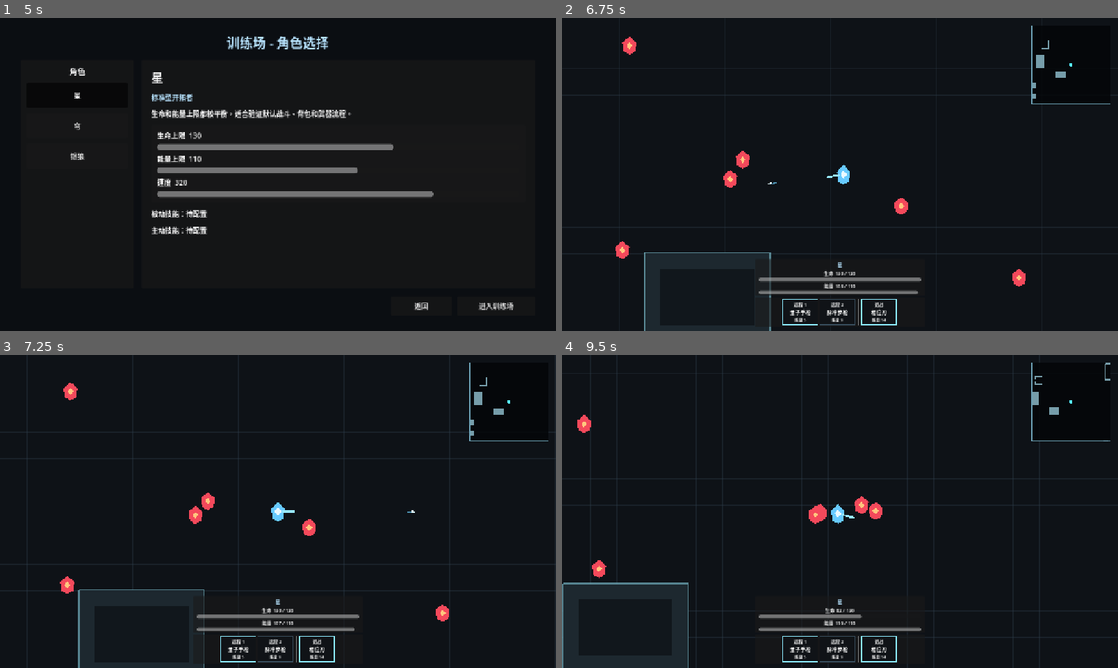
Above: before the commit, frames 1-4 (two rows, left to right).
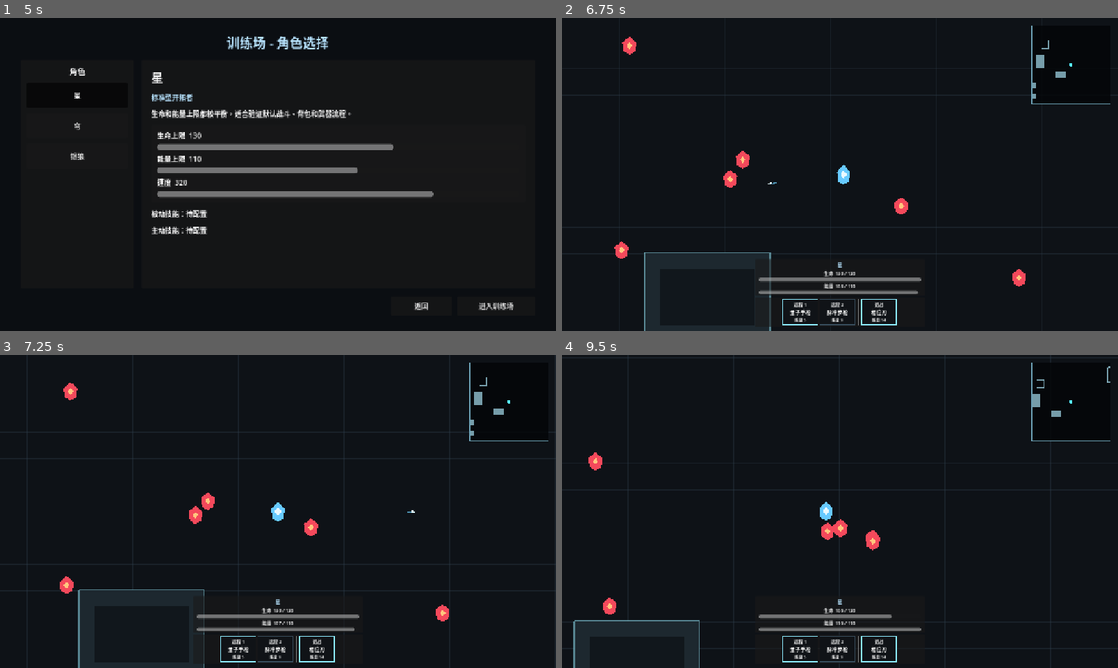
Above: after the commit, the same moments.

Repository: LisBam/StarHacker
Game: Godot game, scene res://scenes/ui/main_menu.tscn
Same seed, same stepped clock (60 frames per second), same inputs: the game is played once before the commit and once after it.
Inputs (mouse positions are in pixels of both pictures, inside the frame that each line leads up to):
- Up to frame 1 (5 s): click "骇入" at 0.5 s; click "星" at 1.25 s; click "穹" at 2 s; click "银狼" at 2.75 s; click "返回" at 3.5 s; click "训练场" at 4.25 s
- Up to frame 2 (6.75 s): click "进入训练场" at 5 s; tap Enter at 5.75 s; move the mouse to (962, 158) at 5.77 s; hold D (move_right) 5.78-6.5 s; click (962, 158) at 5.85 s; drag from (728, 190) to (878, 174) at 6.52 s
- Up to frame 3 (7.25 s): no input
- Up to frame 4 (9.5 s): move the mouse to (895, 442) at 7.27 s; hold D (move_right) 7.28-8 s; tap Space (dodge) at 7.35 s; drag from (812, 574) to (673, 464) at 8.02 s; move the mouse to (1006, 558) at 8.77 s; hold A (move_left) from 8.78 s (still down); tap 1 (switch_ranged_1) at 8.85 s

Frame 1 is identical in both runs. In frame 2, less than 0.1% of the frame differs, in the area x 9-50%, y 50-77%; in frame 3, less than 0.1%; in frame 4, 2.0%, in the area x 0-99%, y 0-100%.

Commit message:
1.重命名通用玩家预制体   2.移除玩家与敌人静态朝向线   3.优化怪物视野记忆与寻路逻辑

Diff:
--- a/scenes/characters/silver_wolf.tscn
+++ b/scenes/characters/player.tscn
@@ -23,7 +23,7 @@
 [sub_resource type="RectangleShape2D" id="RectangleShape2D_melee"]
 size = Vector2(70, 42)
 
-[node name="SilverWolf" type="CharacterBody2D" unique_id=410244712]
+[node name="PlayerCharacter" type="CharacterBody2D" unique_id=410244712]
 position = Vector2(781, 479)
 collision_mask = 16
 script = ExtResource("1_player_controller")
@@ -40,13 +40,6 @@
 shape = SubResource("CircleShape2D_body")
 
 [node name="AimPivot" type="Node2D" parent="." unique_id=363280953]
-
-[node name="WeaponLine" type="Line2D" parent="AimPivot" unique_id=932548072]
-points = PackedVector2Array(12, 0, 38, 0)
-width = 5.0
-default_color = Color(0.596078, 0.913725, 1, 1)
-begin_cap_mode = 2
-end_cap_mode = 2
 
 [node name="Muzzle" type="Marker2D" parent="AimPivot" unique_id=422236958]
 position = Vector2(40, 0)
--- a/scenes/enemies/ranged_monster.tscn
+++ b/scenes/enemies/ranged_monster.tscn
@@ -29,12 +29,5 @@
 color = Color(1, 0.858824, 0.494118, 1)
 polygon = PackedVector2Array(0, -8, 7, 0, 0, 8, -7, 0)
 
-[node name="MuzzleHint" type="Line2D" parent="." unique_id=492784493]
-points = PackedVector2Array(4, 0, 26, 0)
-width = 4.0
-default_color = Color(1, 0.741176, 0.384314, 0.85)
-begin_cap_mode = 2
-end_cap_mode = 2
-
 [node name="CollisionShape2D" type="CollisionShape2D" parent="." unique_id=646621478]
 shape = SubResource("CircleShape2D_body")
--- a/scenes/game/game_world.tscn
+++ b/scenes/game/game_world.tscn
@@ -1,7 +1,7 @@
 [gd_scene load_steps=15 format=3]
 
 [ext_resource type="Script" path="res://scripts/game/game_world.gd" id="1_game_world"]
-[ext_resource type="PackedScene" path="res://scenes/characters/silver_wolf.tscn" id="2_silver_wolf"]
+[ext_resource type="PackedScene" path="res://scenes/characters/player.tscn" id="2_player"]
 [ext_resource type="Script" path="res://scripts/ui/combat_hud.gd" id="3_combat_hud"]
 [ext_resource type="Script" path="res://scripts/ui/inventory_drop_area.gd" id="4_inventory_drop_area"]
 [ext_resource type="PackedScene" path="res://scenes/enemies/basic_monster.tscn" id="5_basic_monster"]
@@ -21,7 +21,7 @@
 monster_scenes = Array[PackedScene]([ExtResource("5_basic_monster"), ExtResource("14_ranged_monster")])
 obstacle_scenes = Array[PackedScene]([ExtResource("6_wall_ring_building"), ExtResource("7_compact_building"), ExtResource("8_wall_segment"), ExtResource("10_corridor_building"), ExtResource("11_cross_access_building"), ExtResource("12_l_wall"), ExtResource("13_l_building")])
 
-[node name="Player" parent="." instance=ExtResource("2_silver_wolf")]
+[node name="Player" parent="." instance=ExtResource("2_player")]
 position = Vector2(0, 0)
 
 [node name="Environment" type="Node2D" parent="."]
--- a/scripts/enemies/basic_monster.gd
+++ b/scripts/enemies/basic_monster.gd
@@ -27,6 +27,14 @@
 @export_range(0.05, 10.0, 0.05) var attack_cooldown: float = 0.9
 ## 脱战视野倍率；取值建议大于等于 1，默认 1.25 让怪物不会在视野边缘频繁切换索敌状态。
 @export_range(1.0, 4.0, 0.05, "or_greater") var lose_target_range_multiplier: float = 1.25
+## 索敌是否需要直线视野；默认 true，墙体会阻挡怪物首次发现玩家。
+@export var vision_requires_line_of_sight: bool = true
+## 索敌视线遮挡检测掩码；默认检测第 5 层环境墙体，修改会影响哪些障碍能阻挡怪物发现玩家。
+@export_flags_2d_physics var vision_line_of_sight_collision_mask: int = 16
+## 失去视野后的记忆时间；取值建议大于 0，默认 4 秒，怪物会在这段时间内前往最后看见玩家的位置搜索。
+@export_range(0.0, 30.0, 0.1) var target_memory_duration: float = 4.0
+## 搜索到达距离；取值建议大于怪物半径，默认 54 像素，怪物靠近最后可见位置后会结束搜索。
+@export_range(1.0, 512.0, 1.0) var search_arrive_distance: float = 54.0
 ## 游荡半径；取值建议大于等于 0，默认 180 表示怪物无目标时围绕出生点小范围移动，修改会影响巡游范围。
 @export_range(0.0, 2000.0, 1.0) var wander_radius: float = 180.0
 ## 游荡速度倍率；取值建议 0 到 1，默认 0.35 表示无目标时慢速移动，修改会影响游荡节奏。
@@ -61,6 +69,10 @@
 @export_range(0.0, 512.0, 1.0) var path_random_goal_radius: float = 48.0
 ## 单次路径最大路点数；取值建议 8 到 128，默认 64，修改会影响远距离寻路缓存长度。
 @export_range(1, 256, 1) var path_max_point_count: int = 64
+## 卡住判定时间；取值建议 0.2 到 1 秒，默认 0.45，怪物持续移动失败超过该时间会强制重算路径。
+@export_range(0.05, 5.0, 0.05) var stuck_detection_time: float = 0.45
+## 卡住判定最小位移；取值建议 0 到 4 像素，默认 0.35，低于该帧位移会累计卡住时间。
+@export_range(0.0, 16.0, 0.05) var stuck_minimum_movement: float = 0.35
 ## 击退速度衰减；取值建议大于 0，默认 1600 像素每秒平方，修改会影响怪物受击后滑退持续时间。
 @export_range(1.0, 12000.0, 1.0, "or_greater") var knockback_decay: float = 1600.0
 
@@ -68,6 +80,14 @@
 var _target: Node2D
 ## 当前是否已锁定目标；取值为 true/false，默认 false，修改会影响怪物是否追击视野内玩家。
 var _has_target: bool = false
+## 当前目标是否处于可见状态；取值为 true/false，默认 false，墙体遮挡时会变为 false。
+var _target_is_visible: bool = false
+## 最后一次看见目标的位置；取值为世界坐标，默认零向量，仅在 _has_last_known_target_position 为 true 时有效。
+var _last_known_target_position: Vector2 = Vector2.ZERO
+## 是否存在最后目标位置；取值为 true/false，默认 false，失去视野后用于决定是否继续搜索。
+var _has_last_known_target_position: bool = false
+## 目标记忆剩余时间；取值大于等于 0，默认 0，失去视野后递减直到放弃搜索。
+var _target_memory_remaining: float = 0.0
 ## 当前攻击冷却剩余时间；取值大于等于 0，默认 0 表示可立即攻击，修改会影响下次攻击时机。
 var _attack_cooldown_remaining: float = 0.0
 ## 出生位置；取值为全局坐标，默认 ready 时记录，用于限制无目标游荡中心。
@@ -90,6 +110,8 @@
 var _path_recalculate_remaining: float = 0.0
 ## 绕障侧向偏好；取值为 -1 或 1，默认每只怪物随机，修改会影响左右绕行优先级。
 var _avoidance_side_bias: int = 1
+## 当前卡住累计时间；取值大于等于 0，默认 0，持续移动失败时累加并触发重算路径。
+var _stuck_time: float = 0.0
 
 
 func _ready() -> void:
@@ -104,14 +126,14 @@
 	_attack_cooldown_remaining = maxf(_attack_cooldown_remaining - delta, 0.0)
 	_path_recalculate_remaining = maxf(_path_recalculate_remaining - delta, 0.0)
 	if not is_instance_valid(_target):
-		_has_target = false
+		_forget_target()
 		_update_wander(delta)
 		_move_with_external_velocity(delta)
 		return
 
 	# 目标距离；取值为当前怪物到玩家的距离，默认每帧计算，修改会影响索敌、追击和攻击判定。
 	var target_distance: float = global_position.distance_to(_target.global_position)
-	_update_target_state(target_distance)
+	_update_target_state(target_distance, delta)
 	if not _has_target:
 		_update_wander(delta)
 		_move_with_external_velocity(delta)
@@ -124,6 +146,9 @@
 func set_target(target_node: Node) -> void:
 	_target = target_node as Node2D
 	_has_target = false
+	_target_is_visible = false
+	_has_last_known_target_position = false
+	_target_memory_remaining = 0.0
 	_clear_navigation_path()
 
 
@@ -139,12 +164,28 @@
 		queue_free()
 
 
-func _update_target_state(target_distance: float) -> void:
-	if target_distance <= vision_range:
+func _update_target_state(target_distance: float, delta: float) -> void:
+	# 本帧有效视野范围；取值为基础视野或脱战扩展视野，默认让已锁定目标在视野边缘更稳定。
+	var active_vision_range: float = vision_range * lose_target_range_multiplier if _has_target else vision_range
+	# 本帧是否能看见目标；取值由距离和视线共同决定，默认墙体会阻挡首次索敌。
+	var can_see_target: bool = target_distance <= active_vision_range and _has_vision_line_of_sight_to_target()
+	_target_is_visible = can_see_target
+	if can_see_target:
 		_has_target = true
-	elif _has_target and target_distance > vision_range * lose_target_range_multiplier:
-		_has_target = false
-		_clear_navigation_path()
+		_remember_target_position(_target.global_position)
+		return
+
+	if not _has_target:
+		return
+
+	_target_memory_remaining = maxf(_target_memory_remaining - delta, 0.0)
+	if _has_last_known_target_position and _target_memory_remaining > 0.0:
+		# 最后可见位置距离；取值为怪物到记忆点距离，默认用于判断是否完成搜索。
+		var search_distance: float = global_position.distance_to(_last_known_target_position)
+		if search_distance > search_arrive_distance:
+			return
+
+	_forget_target()
 
 
 func _try_attack_target() -> void:
@@ -157,14 +198,56 @@
 	_attack_cooldown_remaining = attack_cooldown
 
 
+func _has_vision_line_of_sight_to_target() -> bool:
+	if not vision_requires_line_of_sight:
+		return true
+
+	if not is_instance_valid(_target):
+		return false
+
+	# 视线检测参数；取值为怪物到玩家之间的线段，默认只检测环境墙体和建筑。
+	var query: PhysicsRayQueryParameters2D = PhysicsRayQueryParameters2D.create(global_position, _target.global_position, vision_line_of_sight_collision_mask, [get_rid()])
+	query.collide_with_areas = false
+	query.collide_with_bodies = true
+	# 视线命中结果；取值为空表示无遮挡，默认用于决定怪物是否能发现或持续看见玩家。
+	var hit_result: Dictionary = get_world_2d().direct_space_state.intersect_ray(query)
+	return hit_result.is_empty()
+
+
+func _remember_target_position(target_position: Vector2) -> void:
+	_last_known_target_position = target_position
+	_has_last_known_target_position = true
+	_target_memory_remaining = maxf(target_memory_duration, 0.0)
+
+
+func _forget_target() -> void:
+	_has_target = false
+	_target_is_visible = false
+	_has_last_known_target_position = false
+	_target_memory_remaining = 0.0
+	_clear_navigation_path()
+
+
+func _get_current_chase_destination() -> Vector2:
+	if _target_is_visible and is_instance_valid(_target):
+		return _target.global_position
+
+	if _has_last_known_target_position:
+		return _last_known_target_position
+
+	return global_position
+
+
 func _update_target_behavior(_delta: float, target_distance: float) -> void:
-	if target_distance <= attack_range:
+	if _target_is_visible and target_distance <= attack_range:
 		velocity = Vector2.ZERO
 		_try_attack_target()
 		return
 
+	# 当前追击目标点；取值为可见玩家位置或最后可见位置，默认用于失去视野后的搜索移动。
+	var chase_destination: Vector2 = _get_current_chase_destination()
 	# 追击方向；取值为绕障后的单位向量，默认用于设置本帧速度。
-	var chase_direction: Vector2 = _get_steered_direction_to(_target.global_position)
+	var chase_direction: Vector2 = _get_steered_direction_to(chase_destination)
 	velocity = chase_direction * move_speed
 
 
@@ -307,6 +390,7 @@
 		_rebuild_navigation_path(destination)
 
 	_trim_reached_path_points()
+	_skip_blocked_path_points()
 	if _path_points.is_empty():
 		return _get_local_steered_direction_to(destination)
 
@@ -319,10 +403,10 @@
 	if _path_points.is_empty():
 		return true
 
-	if _path_recalculate_remaining <= 0.0:
+	if _path_goal_position.distance_to(destination) >= maxf(path_destination_refresh_distance, 1.0):
 		return true
 
-	return _path_goal_position.distance_to(destination) >= maxf(path_destination_refresh_distance, 1.0)
+	return _target_is_visible and _path_recalculate_remaining <= 0.0
 
 
 func _rebuild_navigation_path(destination: Vector2) -> void:
@@ -359,6 +443,16 @@
 		_path_points.remove_at(0)
 
 
+func _skip_blocked_path_points() -> void:
+	while not _path_points.is_empty():
+		# 当前路点方向；取值为怪物指向首个路点的单位向量，默认用于判断该路点是否已经不可达。
+		var waypoint_direction: Vector2 = _path_points[0] - global_position
+		if waypoint_direction.is_zero_approx() or not _is_direction_blocked(waypoint_direction.normalized()):
+			return
+
+		_path_points.remove_at(0)
+
+
 func _get_next_path_recalculation_interval() -> float:
 	# 标准化最短重算间隔；取值至少 0.05，默认防止每帧大量寻路。
 	var resolved_min_interval: float = maxf(path_recalculation_min_interval, 0.05)
@@ -426,7 +520,7 @@
 			if not _is_direction_blocked(candidate_direction):
 				return candidate_direction
 
-	return direct_direction
+	return Vector2.ZERO
 
 
 func _is_direction_blocked(direction: Vector2) -> bool:
@@ -441,10 +535,37 @@
 func _move_with_external_velocity(delta: float) -> void:
 	# 本帧基础速度；取值来自追击或游荡逻辑，默认在叠加击退前缓存。
 	var desired_velocity: Vector2 = velocity
+	# 移动前位置；取值为当前全局坐标，默认用于移动后判断怪物是否卡住。
+	var previous_position: Vector2 = global_position
 	velocity = desired_velocity + _knockback_velocity
 	move_and_slide()
+	# 本帧实际位移；取值为 move_and_slide 后的位置差，默认用于卡墙检测。
+	var moved_distance: float = global_position.distance_to(previous_position)
 	velocity = desired_velocity
+	_update_stuck_state(desired_velocity, moved_distance, delta)
 	_decay_knockback(delta)
+
+
+func _update_stuck_state(desired_velocity: Vector2, moved_distance: float, delta: float) -> void:
+	if desired_velocity.length() <= 1.0 or not _knockback_velocity.is_zero_approx():
+		_stuck_time = 0.0
+		return
+
+	if moved_distance > stuck_minimum_movement:
+		_stuck_time = 0.0
+		return
+
+	_stuck_time += delta
+	if _stuck_time < stuck_detection_time:
+		return
+
+	_resolve_stuck_path()
+
+
+func _resolve_stuck_path() -> void:
+	_stuck_time = 0.0
+	_avoidance_side_bias *= -1
+	_clear_navigation_path()
 
 
 func _decay_knockback(delta: float) -> void:
--- a/scripts/enemies/ranged_monster.gd
+++ b/scripts/enemies/ranged_monster.gd
@@ -43,8 +43,10 @@
 	# 是否拥有直线射击视线；取值为 true/false，默认只被环境墙体阻挡。
 	var has_line_of_sight: bool = _has_line_of_sight_to_target()
 	if target_distance > shoot_range or not has_line_of_sight:
+		# 当前追击目标点；取值为玩家当前位置或最后可见位置，默认用于失去视野后的搜索移动。
+		var chase_destination: Vector2 = _get_current_chase_destination()
 		# 追击方向；取值为绕障后的单位向量，默认用于接近射击范围或寻找视线。
-		var chase_direction: Vector2 = _get_steered_direction_to(_target.global_position)
+		var chase_direction: Vector2 = _get_steered_direction_to(chase_destination)
 		velocity = chase_direction * move_speed
 		return
 
--- a/scripts/game/game_world.gd
+++ b/scripts/game/game_world.gd
@@ -221,6 +221,7 @@
 	navigation_grid.region = navigation_region
 	navigation_grid.cell_size = Vector2(resolved_cell_size, resolved_cell_size)
 	navigation_grid.offset = Vector2(resolved_cell_size * 0.5, resolved_cell_size * 0.5)
+	navigation_grid.diagonal_mode = AStarGrid2D.DIAGONAL_MODE_NEVER
 	navigation_grid.update()
 	_mark_navigation_obstacles(navigation_grid, navigation_region, resolved_cell_size, maxf(agent_radius, 0.0))
 
Not shown, changed: docs/game_framework.md
